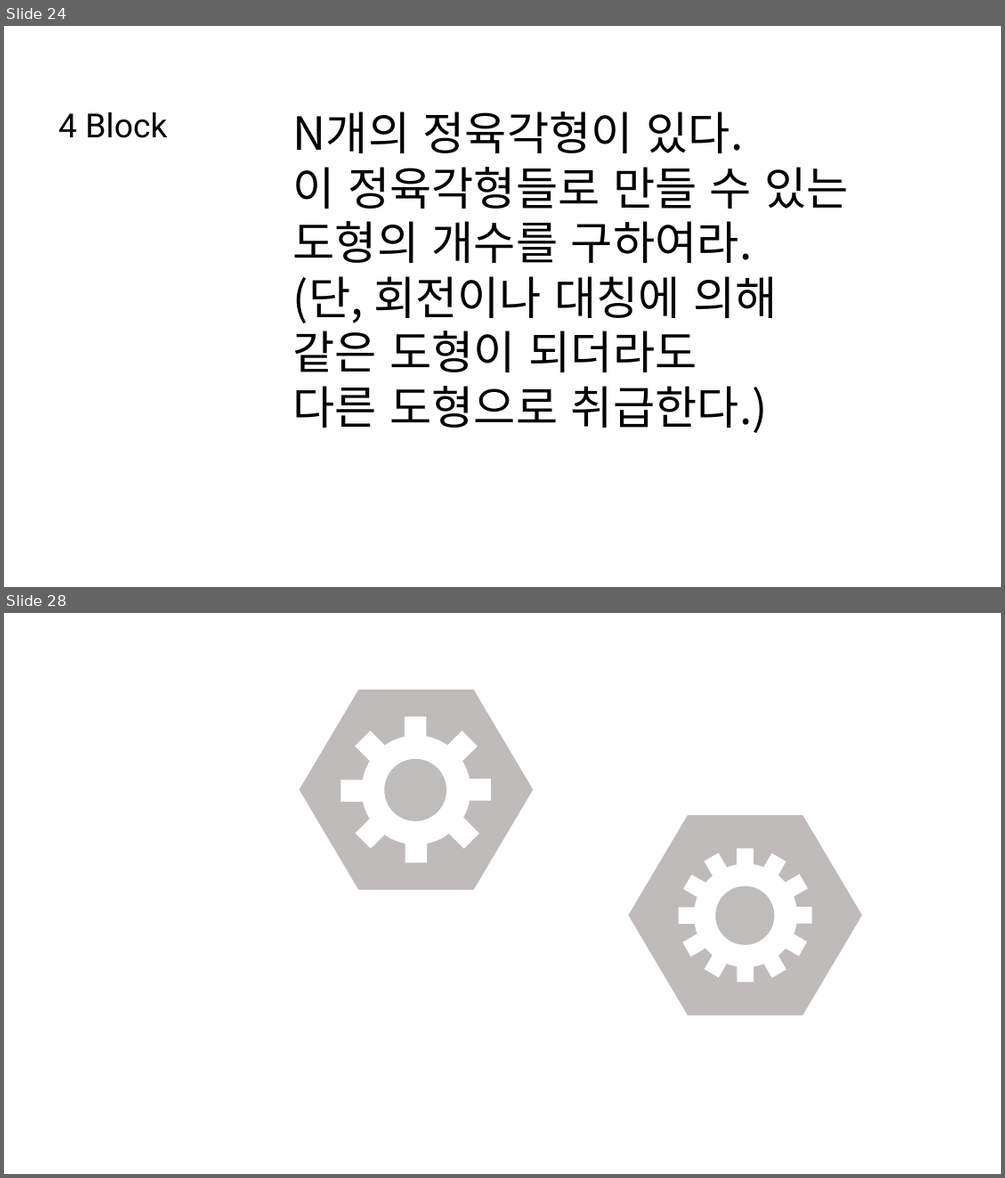
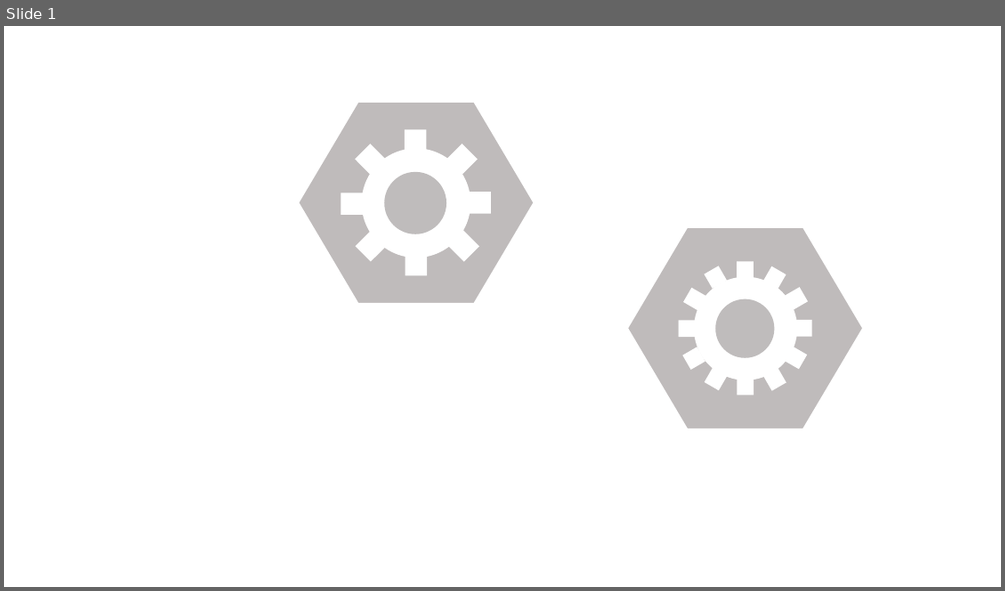
Before and after one commit to SNUGDC/Hextris, a slide deck: Assets/ArtResource/Hextris 아트 리소스.pptx. Shown one above the other, each under a label of ours: slides 24 and 28 before the commit, slide 1 after it; the slides between them are not shown. The pictures are 1005x1178 and 1005x591 pixels, drawn with LibreOffice and Linux fonts; fonts in the diff are those of the drawing. Boxes give left, top, right and bottom in pixels: in the first picture for what was removed or moved away, otherwise in the second. Text is boxed around its words. In the diff, an @@ line names an element or a change of style, - is before the commit and + after.

Commit message:
아트 리소스 PPT에 있는 쓸모없는 슬라이트 삭제

```diff
--- a/Assets/ArtResource/Hextris 아트 리소스.pptx
+++ b/Assets/ArtResource/Hextris 아트 리소스.pptx
@@ slide 24 removed at <box>4,26,1001,587</box>, background #FFFFFF @@
@@ text removed at <box>58,112,167,138</box> @@
-4 Block
@@ text removed at <box>293,111,848,433</box> @@
-N개의 정육각형이 있다.
-이 정육각형들로 만들 수 있는
-도형의 개수를 구하여라.
-(단, 회전이나 대칭에 의해
-같은 도형이 되더라도
-다른 도형으로 취급한다.)
@@ what was slide 28 is now slide 1 @@
```
Also in this commit, not shown: 26 other slides removed.
